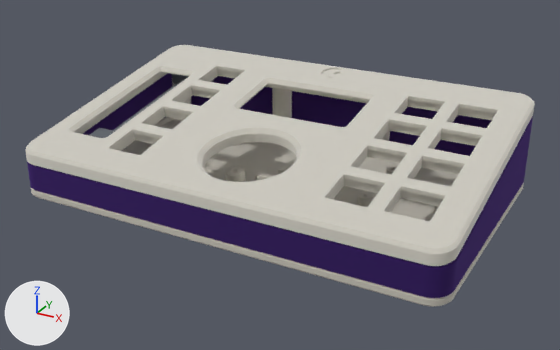
Renders of the glTF model joystick/cad/exports/gltf/macropad_case.glb from each side of a commit.
Camera for both pictures: a 50 mm camera at (0.2061, -0.1803, 0.1207) aimed at (0.082, 0.0455, 0.0078). Lighting does not change. The marker at lower left points along +X, +Y and +Z. The first picture is the older version. Where no turn or scale is listed for an object, it has been applied to the vertices.

The first picture shows 'bar_spine', 'base', 'frame', 'top_plate'.
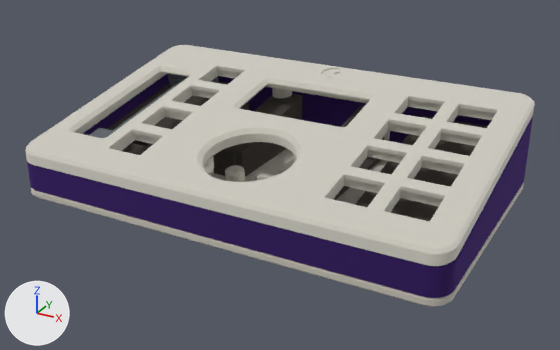
Pixel boxes (x1, y1, x2, y2) of what changed, in the pictures (560 x 350 px):
'ballast', added
    after: (107, 82, 488, 222)

Edits to the bpy script that builds the scene:
```text
Add mat_mat_4:
    mat_mat_4 = principled_material('mat_4')
    mat_mat_4.base_color = (0.147, 0.13, 0.117)  # dark grey #6b6560
    mat_mat_4.metallic = 1.0
    mat_mat_4.roughness = 1.0
Add me_ballast:
    me_ballast.from_pydata(...)  # 568 vertices, 1128 faces; spans x 0.0052..0.1538, y 0.0052..0.0928, z 0.0033..0.0222
    me_ballast.materials.append(mat_mat_4)  # dark grey #6b6560
Add ob_ballast:
    ob_ballast = bpy.data.objects.new('ballast', me_ballast)
    ob_ballast.location = (0.0, 0.0, 0.0)
```
